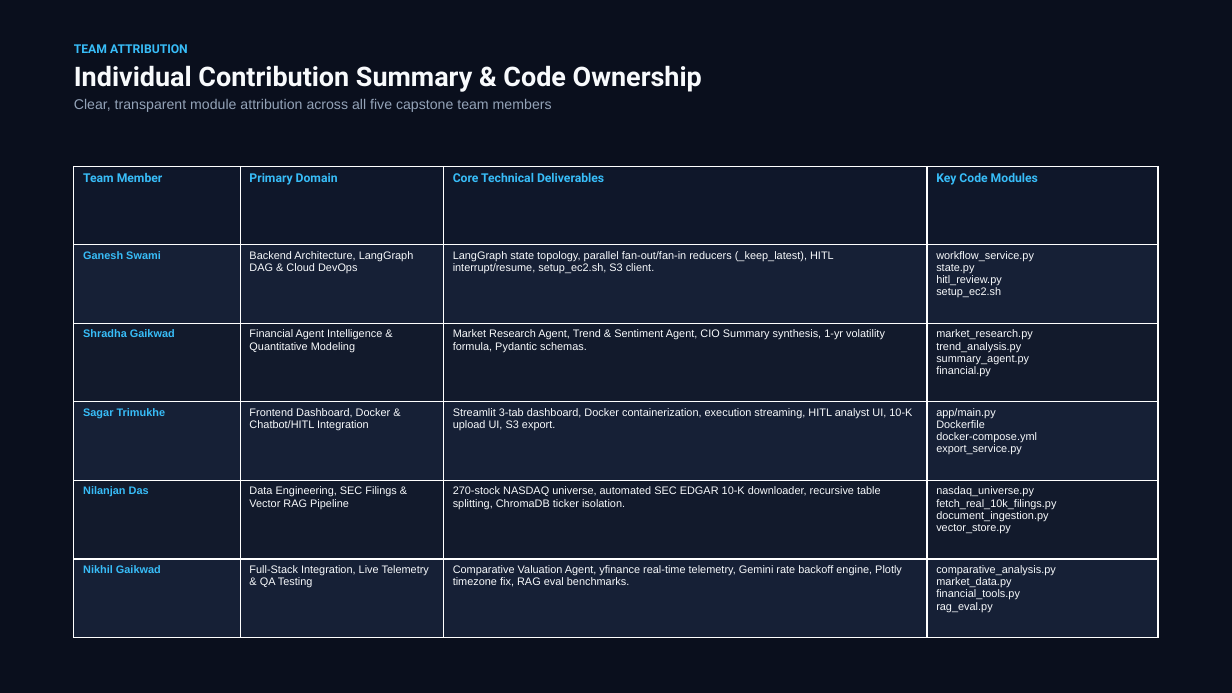
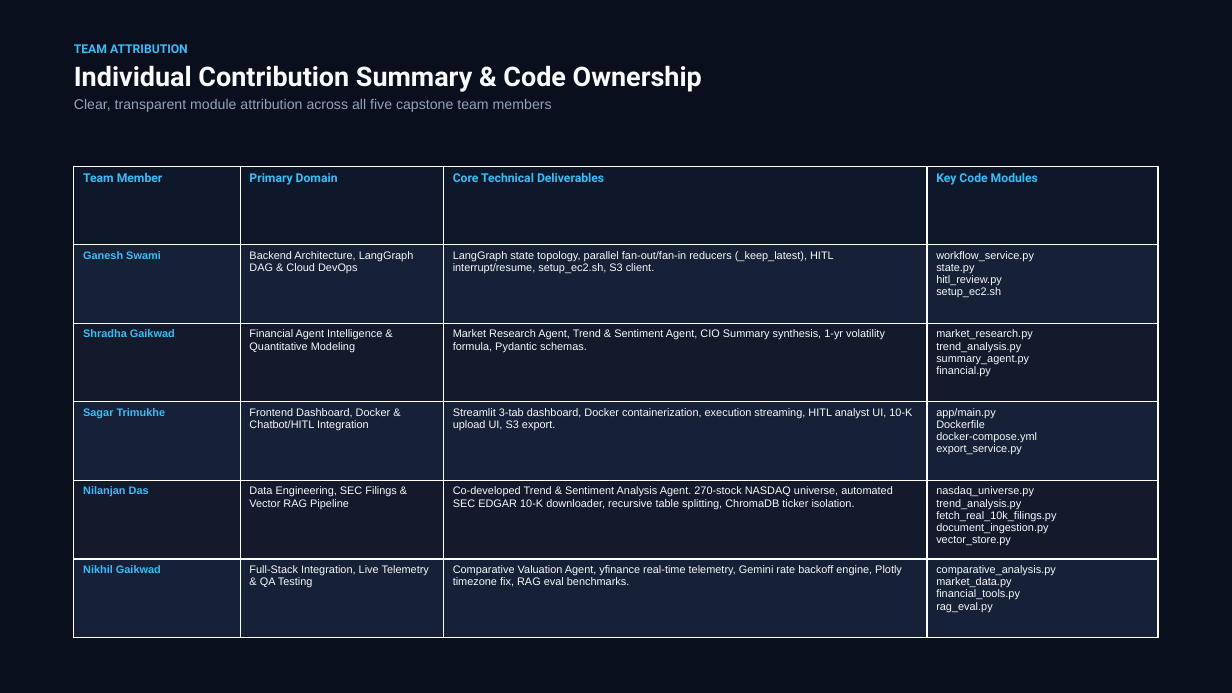
Before and after one commit to SagarTrimukhe/ai-investment-research-assistant, a slide deck: slide 16 of CAPSTONE_PROJECT_PRESENTATION.pptx. Drawn at 1232x693 pixels with LibreOffice and Linux fonts; fonts in the diff are those of the drawing. Boxes give left, top, right and bottom in pixels: in the first picture for what was removed or moved away, otherwise in the second. Text is boxed around its words. In the diff, an @@ line names an element or a change of style, - is before the commit and + after.

Commit message:
docs: assign Trend Analysis Agent to Nilanjan Das & Sagar Trimukhe

```diff
--- a/CAPSTONE_PROJECT_PRESENTATION.pptx
+++ b/CAPSTONE_PROJECT_PRESENTATION.pptx
@@ table at [74,166,1158,638] @@
-row 5, column 3: 270-stock NASDAQ universe, automated SEC EDGAR 10-K downloader, recursive table splitting, ChromaDB ticker isolation.
+row 5, column 3: Co-developed Trend & Sentiment Analysis Agent. 270-stock NASDAQ universe, automated SEC EDGAR 10-K downloader, recursive table splitting, ChromaDB ticker isolation.
-row 5, column 4: nasdaq_universe.py fetch_real_10k_filings.py document_ingestion.py vector_store.py
+row 5, column 4: nasdaq_universe.py trend_analysis.py fetch_real_10k_filings.py document_ingestion.py vector_store.py
```
Also in this commit, not shown: 1 other slide changed, 2 other files.
